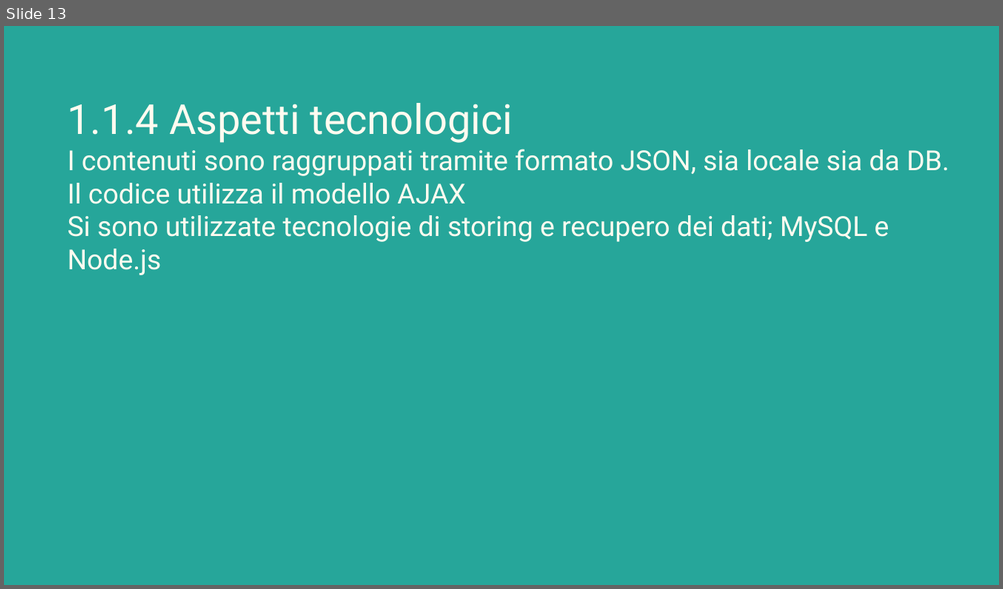
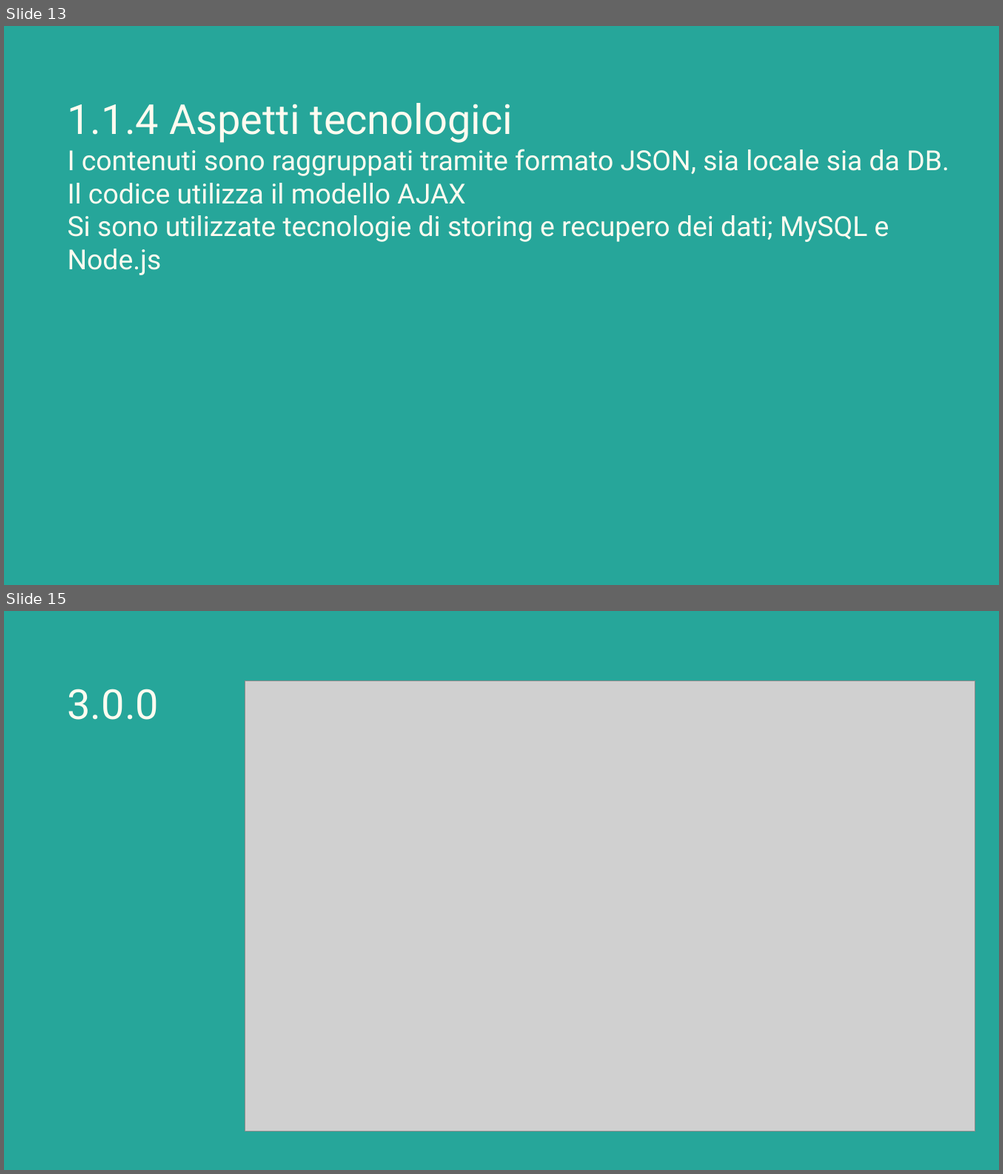
Before and after one commit to Giulia248/UniBookMi, a slide deck: others/Relazione UniBookMi.pptx. Shown one above the other, each under a label of ours: slide 13 before the commit, slides 13 and 15 after it; the slides between them are not shown. The pictures are 1003x589 and 1003x1174 pixels, drawn with LibreOffice and Linux fonts; fonts in the diff are those of the drawing; grey boxes stand for pictures. Boxes give left, top, right and bottom in pixels: in the first picture for what was removed or moved away, otherwise in the second. Text is boxed around its words. In the diff, an @@ line names an element or a change of style, - is before the commit and + after.

```diff
--- a/others/Relazione UniBookMi.pptx
+++ b/others/Relazione UniBookMi.pptx
@@ slide 15 added at bbox=[4, 611, 999, 1170], background #26A69A @@
@@ title added at bbox=[68, 689, 159, 720], 30 pt, text #FFFBF0 @@
+3.0.0
@@ picture added at bbox=[244, 681, 975, 1131] @@
```
Also in this commit, not shown: 3 other slides added.
